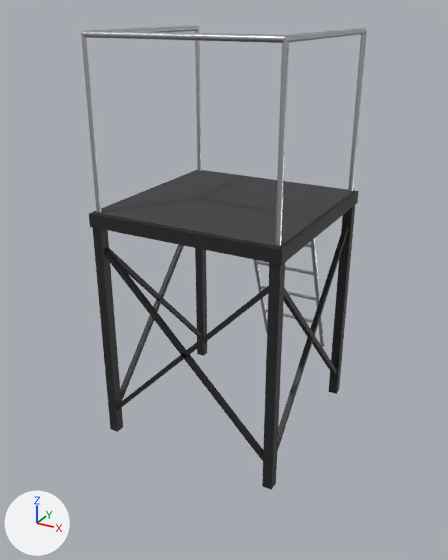
The glTF model apps/desktop/src/view3d/assets/pit/conductor-podium-tall-low.glb: old version first, new version second.
Both versions are drawn from a 50 mm lens placed at (1.71, -3.2, 2.57), pointed at (0.0, -0.1, 1.02). Lighting does not change. The marker at lower left points along +X, +Y and +Z. The first picture is the older version. Where no turn or scale is listed for an object, it has been applied to the vertices. Vertices at exactly the same position are counted once.

Names of what the first picture shows: 'felt', 'frame', 'metal'.
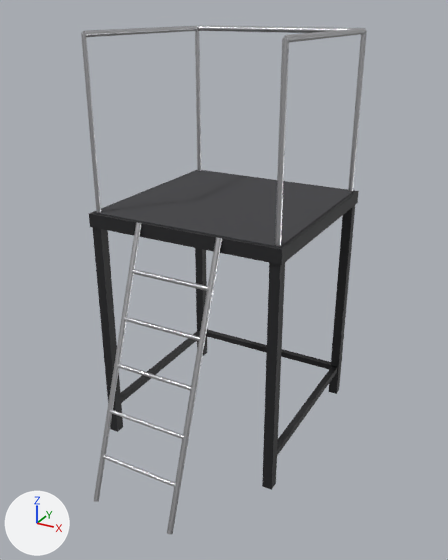
Pixel boxes (x1, y1, x2, y2) of what changed, in the pictures (448 x 560 px):
'metal', reshaped (58% taller)
    before: (81, 26, 367, 347)
    after: (81, 26, 367, 534)
part 1 of me_frame, added (black)
    after: (206, 329, 331, 369)
part 2 of me_frame, added (black)
    after: (277, 366, 337, 455)
part 3 of me_frame, added
    after: (121, 331, 200, 403)
part 4 of me_frame, deleted
    before: (104, 224, 349, 461)
part 5 of me_metal, deleted
    before: (239, 174, 324, 347)
part 6 of me_metal, built on
    before: (81, 29, 288, 46)
    after: (81, 26, 350, 534)

The edits, one by one:
me_frame is used by ob_frame; location (0.0, 0.0, 0.0).
me_frame had 88 vertices, 132 faces and spanned x -0.6..0.6, y -0.6..0.6, z 0.0..1.5.
me_frame now has 64 vertices, 96 faces and spans x -0.6..0.6, y -0.6..0.6, z 0.0..1.5.
me_frame part 1: a new loose piece, a box spanning x -0.56..0.56, y 0.54..0.58, z 0.18..0.22, in mat_frame (black #212123).
me_frame part 2: a new loose piece, a box spanning x 0.54..0.58, y -0.56..0.56, z 0.18..0.22, in mat_frame (black #212123).
me_frame part 3: a new loose piece, a box spanning x -0.58..-0.54, y -0.56..0.56, z 0.18..0.22, in mat_frame (black #212123).
me_frame part 4: 6 loose pieces with 48 vertices, spanning x -0.57..0.57, y -0.57..0.57, z 0.14..1.31, are deleted.
me_metal is used by ob_metal; location (0.0, 0.0, 0.0).
me_metal had 96 vertices, 168 faces and spanned x -0.58..0.58, y -0.58..1.17, z -0.01..2.47.
me_metal now has 96 vertices, 168 faces and spans x -0.58..0.58, y -1.17..0.58, z -0.01..2.47.
me_metal part 5: 7 loose pieces with 56 vertices, spanning x -0.27..0.27, y 0.58..1.17, z -0.01..1.51, are deleted.
Part 6, on me_metal:
16 vertices are removed from x -0.58..0.58, y -0.58..0.58, z 1.5.
60 faces are deleted.
36 vertices are added at x -0.27..0.27, y -1.17..-0.58, z -0.01..1.51.
16 new vertices lie (0.0, 0.0, -0.96) away from vertices in x -0.58..0.58, y -0.58..0.58, z 2.45.
20 new vertices lie (0.5, 0.0, 0.0) away from vertices in x -0.25, y -1.07..-0.68, z 0.24..1.26.
144 new faces join them.
